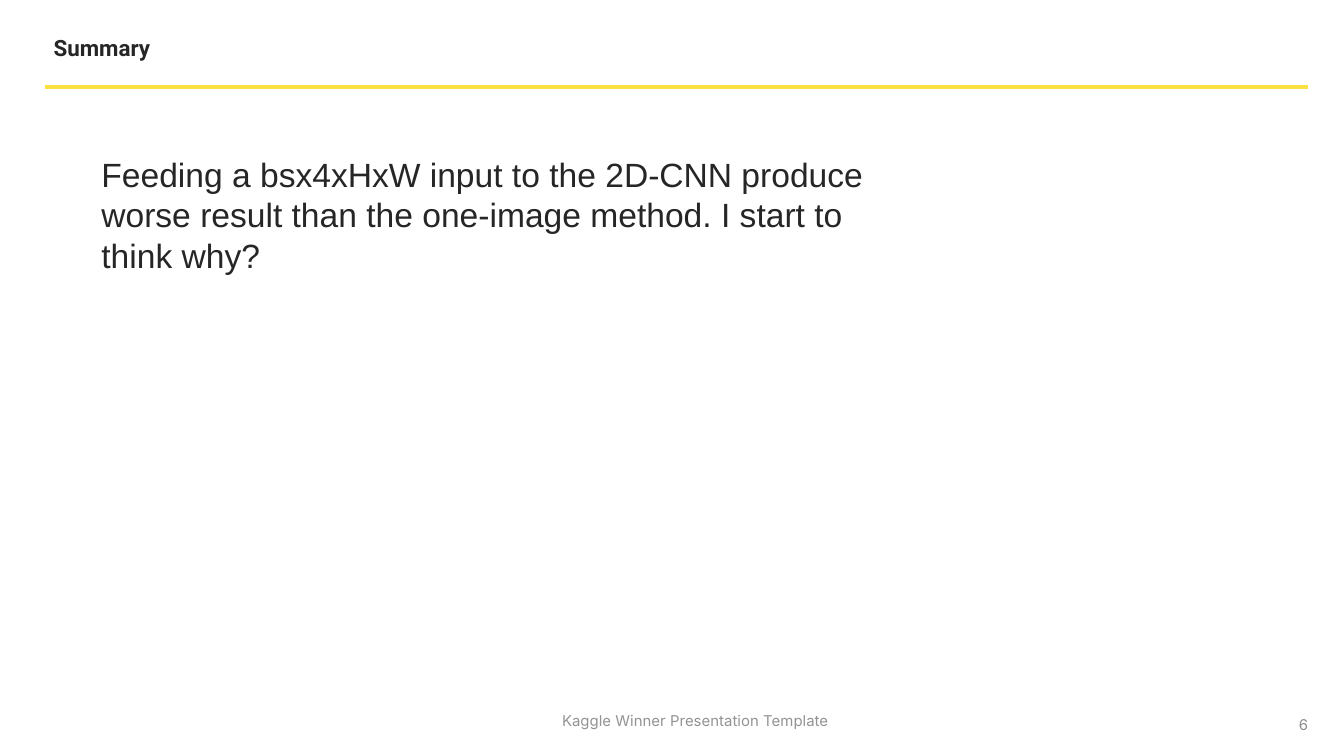
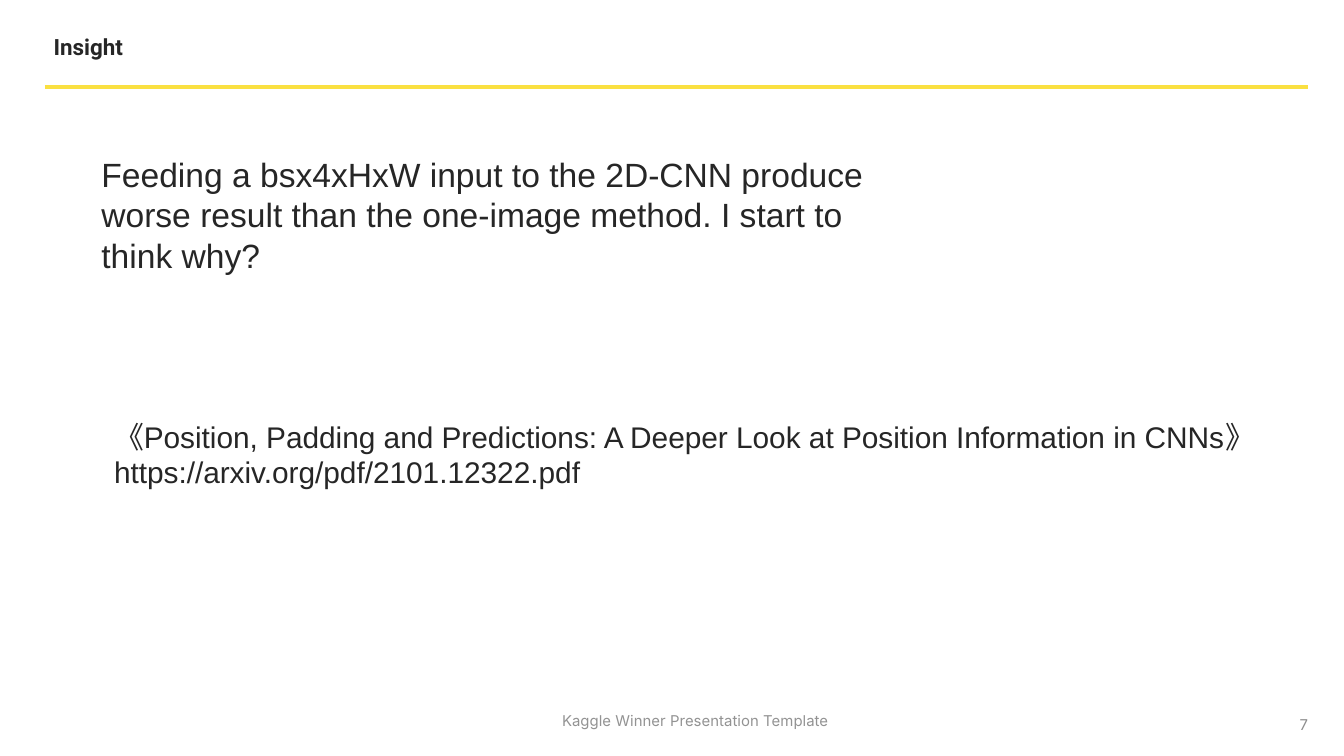
Before and after one commit to 610265158/HMS-eeg-comp, a slide deck: slide 7 of Kaggle Winner Call Template.pptx (slide 6 before the commit). Drawn at 1344x756 pixels with LibreOffice and Linux fonts; fonts in the diff are those of the drawing; background and template pictures are left out. Boxes give left, top, right and bottom in pixels: in the first picture for what was removed or moved away, otherwise in the second. Text is boxed around its words. In the diff, an @@ line names an element or a change of style, - is before the commit and + after.

```diff
--- a/Kaggle Winner Call Template.pptx
+++ b/Kaggle Winner Call Template.pptx
@@ text at (54, 38, 123, 60): text changed @@
-Summary
+Insight
@@ text added at (114, 423, 1255, 489), 16 pt, text #262626 @@
+《Position, Padding and Predictions: A Deeper Look at Position Information in CNNs》
+https://arxiv.org/pdf/2101.12322.pdf
@@ page number at (1300, 719, 1308, 730): text changed @@
-6
+7
```
Also in this commit, not shown: 10 other slides changed, 7 slides added, 3 slides removed.
